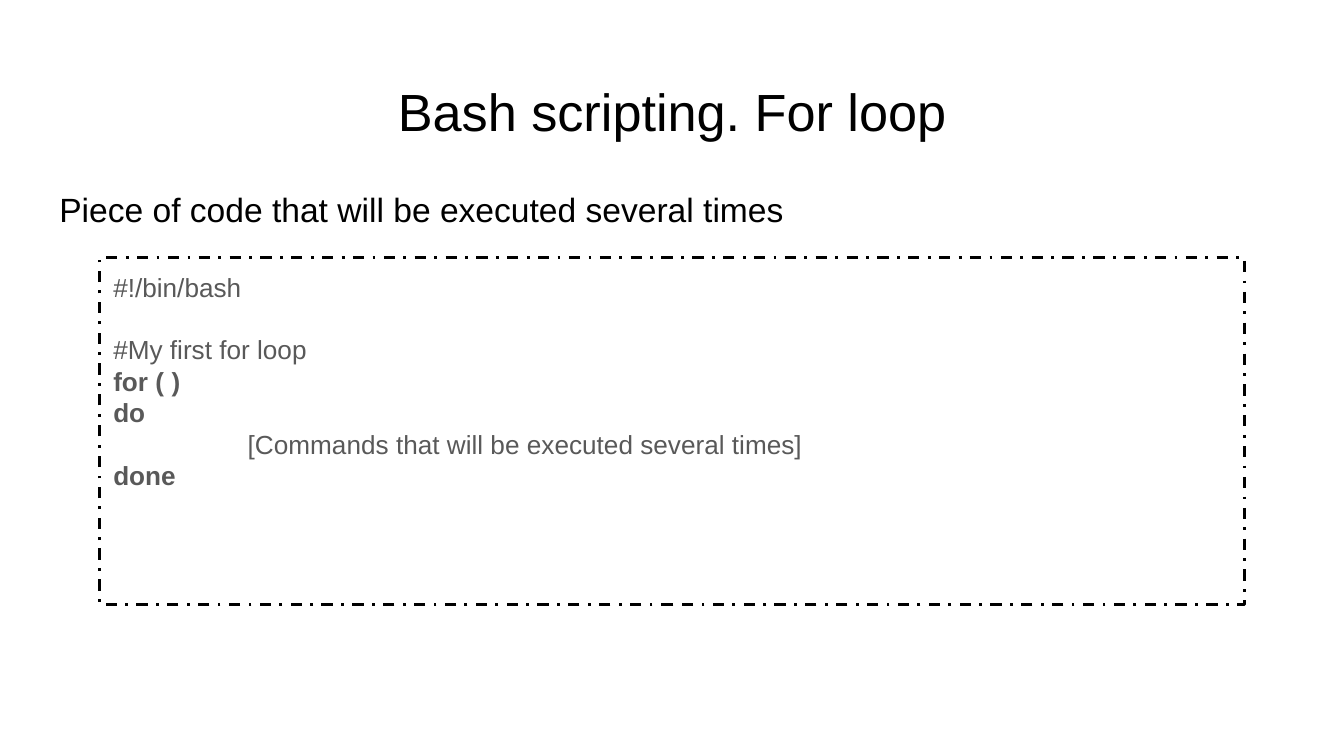
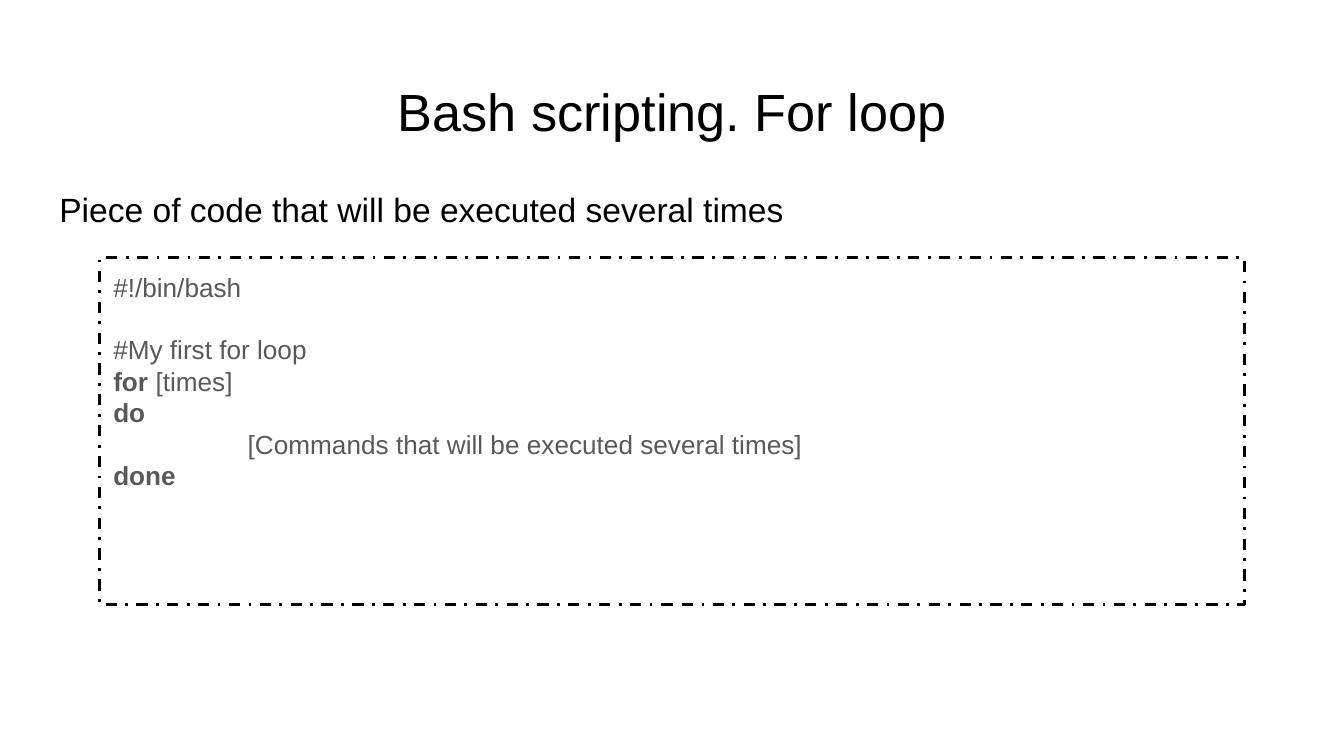
Before and after one commit to FusterTormo/BioinfoWorkshop, a slide deck: slide 46 of Introduction to Linux.pptx. Drawn at 1344x756 pixels with LibreOffice and Linux fonts; fonts in the diff are those of the drawing. Boxes give left, top, right and bottom in pixels: in the first picture for what was removed or moved away, otherwise in the second. Text is boxed around its words. In the diff, an @@ line names an element or a change of style, - is before the commit and + after.

```diff
--- a/Introduction to Linux.pptx
+++ b/Introduction to Linux.pptx
@@ text in rectangle at [113,372,233,397]: text changed; bold off @@
-for ( )
+for [times]
```
Also in this commit, not shown: 2 other slides changed, 1 other file.
